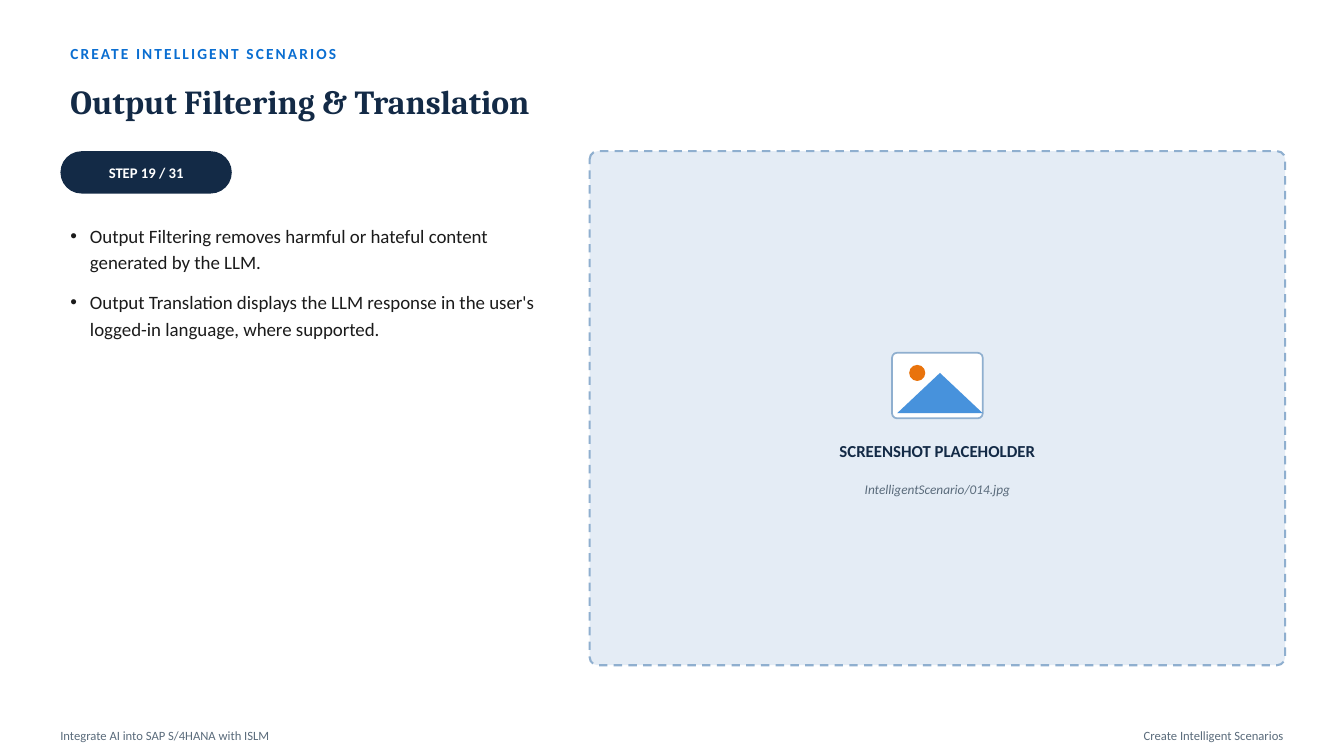
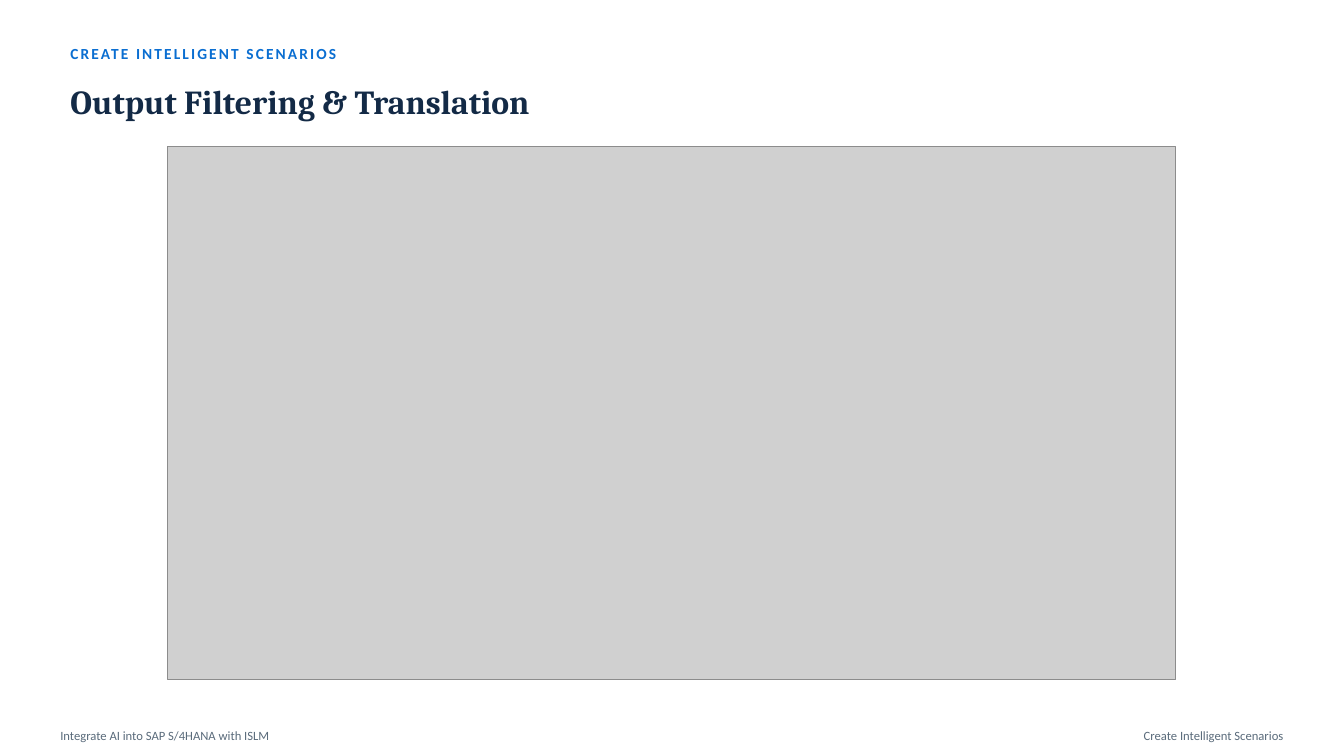
Before and after one commit to akhilgeo/akhilgeorge.com, a slide deck: slide 22 of assets/AI/ISLM.pptx (slide 26 before the commit). Drawn at 1344x756 pixels with LibreOffice and Linux fonts; fonts in the diff are those of the drawing; grey boxes stand for pictures. Boxes give left, top, right and bottom in pixels: in the first picture for what was removed or moved away, otherwise in the second. Text is boxed around its words. In the diff, an @@ line names an element or a change of style, - is before the commit and + after.

```diff
--- a/assets/AI/ISLM.pptx
+++ b/assets/AI/ISLM.pptx
@@ picture added at bbox=[168, 146, 1177, 680] @@
@@ rounded rectangle removed at bbox=[60, 151, 232, 194] @@
@@ text removed at bbox=[109, 168, 184, 178] @@
-STEP 19 / 31
@@ rounded rectangle removed at bbox=[590, 151, 1286, 665] @@
@@ text removed at bbox=[90, 230, 534, 340] @@
-• Output Filtering removes harmful or hateful content generated by the LLM.
-• Output Translation displays the LLM response in the user's logged-in language, where supported.
@@ rounded rectangle removed at bbox=[892, 353, 983, 418] @@
@@ triangle removed at bbox=[897, 373, 983, 413] @@
@@ ellipse removed at bbox=[909, 365, 926, 381] @@
@@ text removed at bbox=[839, 446, 1035, 457] @@
-SCREENSHOT PLACEHOLDER
@@ text removed at bbox=[865, 485, 1010, 496] @@
-IntelligentScenario/014.jpg
```
Also in this commit, not shown: 26 other slides changed, 3 slides added, 32 slides removed.
